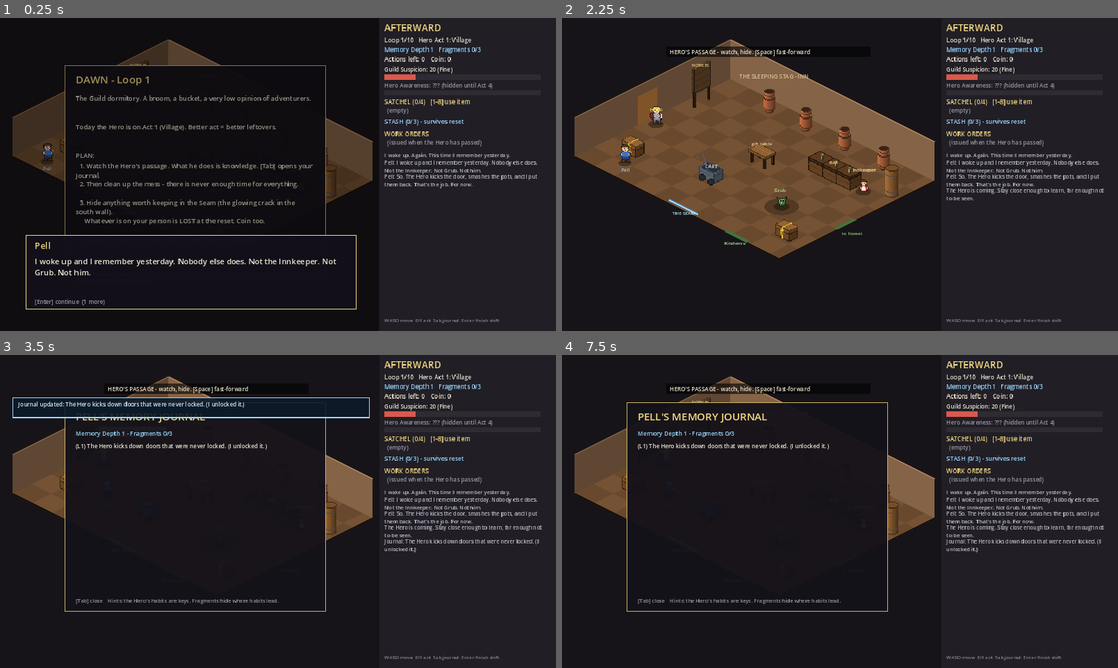
Above: before the commit, frames 1-4 (two rows, left to right).
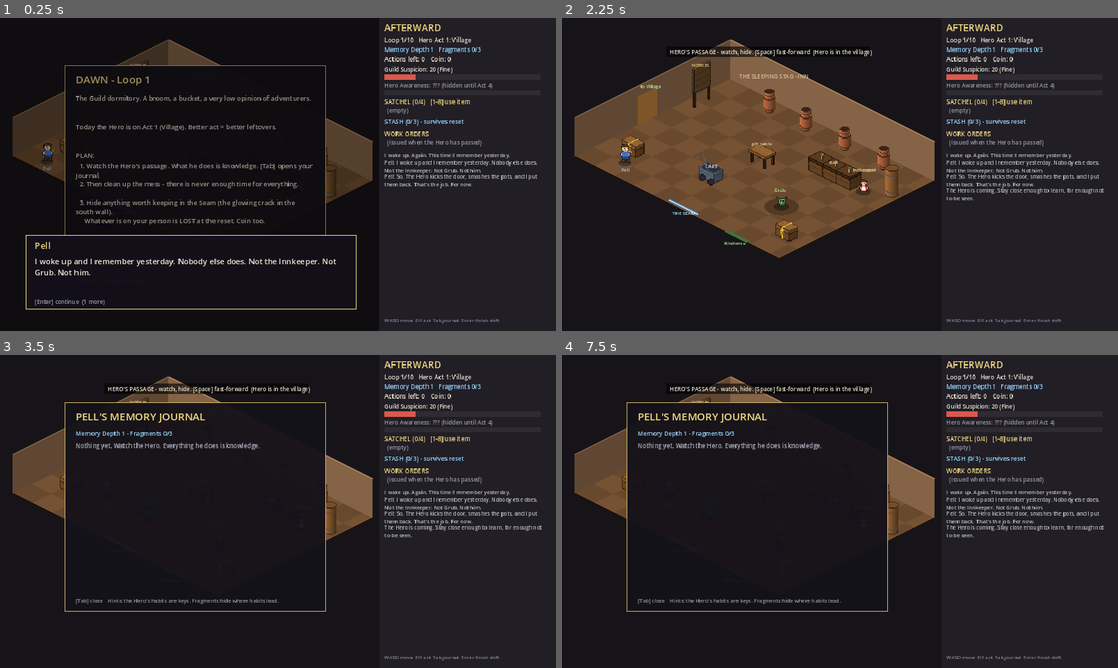
Above: after the commit, the same moments.

Repository: LerkaHalerka/NPC-game
Game: Godot game, scene res://main.tscn
Same seed, same stepped clock (60 frames per second), same inputs: the game is played once before the commit and once after it.
Inputs:
- Up to frame 1 (0.25 s): no input
- Up to frame 2 (2.25 s): tap Enter at 0.5, 2 s; hold D 0.53-1.28 s; tap 1 at 0.6 s; tap Space at 0.77, 1.25, 1.52 s; hold S 1.28-2.03 s; tap 3 at 1.35 s; hold D from 2.03 s (still down); tap 2 at 2.1 s
- Up to frame 3 (3.5 s): release D at 2.78 s; hold W from 2.78 s (still down); tap Tab at 2.85 s; tap Space at 3.02 s
- Up to frame 4 (7.5 s): tap Space at 3.5, 3.77, 4.52, 5, 6.02, 6.77 s; release W at 3.53 s; hold A 3.53-5.03 s; tap Enter at 3.6, 4.25 s; tap Keypad Enter at 4.35 s; hold S 5.03-5.78 s; tap E at 5.1 s; hold D 5.78-6.53 s; tap F at 5.85 s; hold W 6.53-7.28 s; tap 8 at 6.6 s; hold D from 7.28 s (still down); tap B at 7.35 s

The runs differ from the first frame. In frame 2, 0.3% of the frame differs, in the area x 14-56%, y 10-70%; in frame 3, 2.0%, in the area x 2-97%, y 10-64%; in frame 4, 0.7%.

Commit message:
Add Thornbury village: new area, crates, stall, well, NPCs, longer Hero route
Co-Authored-By: Claude Sonnet 5.5 <noreply@anthropic.com>
Claude-Session: https://claude.ai/code/session_013qnoERB8C8baLYTdigbmcm

Diff:
--- a/scripts/main.gd
+++ b/scripts/main.gd
@@ -23,7 +23,18 @@
 const DOORWAY_X := 680.0
 const SIGHT := 300.0
 const GRUB_SPAWN := Vector2(650, 480)
-const HERO_START := Vector2(14, 400)
+const HERO_START := Vector2(14, 520)   # the village road, west edge
+const VDOOR_X := 300.0                  # the Inn's front door, seen from the village
+const VILLAGE_EXIT := Vector2(850, 520)  # the road out of Thornbury
+const CHUNK_TYPES := ["counter", "stove", "ktable", "bar", "stall", "smithy"]
+## Placeholder flavour lines for the village NPCs (real lore comes later).
+const NPC_LINES := {
+	"tilly": ["Morning, Pell! Isn't it a lovely day for putting things back?", "You look tired. I always sleep SO well!", "Same pots every day. Isn't that nice? Predictable!"],
+	"mara": ["Hot work. The forge doesn't light itself. ...Why do I feel like it's about to go wrong?", "Need something mended? Come back later. I'm busy.", "My shop's fine. Why wouldn't it be?"],
+	"mayor": ["Move along. Official business. Taxes are very important.", "Bandits? What bandits? I've never heard of any bandits.", "Don't you have a broom to be holding?"],
+	"wenna": ["Seven hundred and four. Seven hundred and five.", "You've got a look. Someone who counts things.", "Shh. Walls have ears. Roofs too."],
+}
+const NPC_NAMES := {"tilly": "Tilly", "mara": "Mara", "mayor": "The Mayor", "wenna": "Old Wenna"}
 const ACT_NAMES := ["Village", "Forest", "Mines", "Capital", "Tower"]
 
 ## [name, kind, power] per Hero act. Better act = better leftovers.
@@ -91,6 +102,7 @@
 var ui_overlay: Node2D
 var nav: AStarGrid2D
 var hero_wait: float = 0.0
+var npc_talks: Dictionary = {}
 var dialogue: Array = []   # blocking story boxes: {who, text}
 var toast_text: String = ""
 var toast_time: float = 0.0
@@ -198,7 +210,7 @@
 			return Vector2(60, 36)
 		"grub":
 			return Vector2(30, 30)
-		"innkeeper":
+		"innkeeper", "npc":
 			return Vector2(22, 22)
 	return Vector2.ZERO
 
@@ -250,6 +262,23 @@
 	add_obj("counter", "counter", Vector2(520, 220), "ok", "kitchen", Vector2(280, 36))
 	add_obj("stove", "stove", Vector2(790, 130), "ok", "kitchen", Vector2(56, 56))
 	add_obj("ktable", "ktable", Vector2(480, 440), "ok", "kitchen", Vector2(168, 84))
+	# Thornbury village
+	for i in 3:
+		add_obj("vpot%d" % i, "pot", Vector2(380 + i * 70, 275), "full", "village")
+	add_obj("crate0", "pot", Vector2(170, 440), "full", "village")
+	add_obj("crate1", "pot", Vector2(235, 415), "full", "village")
+	objs["crate0"]["variant"] = "crate"
+	objs["crate1"]["variant"] = "crate"
+	add_obj("stall", "stall", Vector2(452, 205), "ok", "village", Vector2(168, 40))
+	add_obj("well", "well", Vector2(580, 400), "ok", "village", Vector2(48, 48))
+	add_obj("smithy", "smithy", Vector2(740, 290), "ok", "village", Vector2(56, 56))
+	add_obj("tree0", "tree", Vector2(110, 190), "ok", "village", Vector2(28, 28))
+	add_obj("tree1", "tree", Vector2(790, 190), "ok", "village", Vector2(28, 28))
+	add_obj("tree2", "tree", Vector2(780, 610), "ok", "village", Vector2(28, 28))
+	add_obj("tilly", "npc", Vector2(250, 345), "ok", "village")
+	add_obj("mara", "npc", Vector2(740, 345), "ok", "village")
+	add_obj("mayor", "npc", Vector2(610, 140), "ok", "village")
+	add_obj("wenna", "npc", Vector2(95, 330), "ok", "village")
 	apply_backlog()
 
 
@@ -275,7 +304,8 @@
 	var out: Array = []
 	for id in backlog:
 		if objs.has(id):
-			out.append({"pot": "broken pot", "chest": "open chest", "door": "broken door", "grub": "Grub out cold"}.get(objs[id].type, "a mess"))
+			var nm: String = {"pot": "broken pot", "chest": "open chest", "door": "broken door", "grub": "Grub out cold"}.get(objs[id].type, "a mess")
+			out.append("broken crate" if objs[id].get("variant", "") == "crate" else nm)
 	return out
 
 
@@ -438,8 +468,8 @@
 func begin_passage() -> void:
 	phase = Phase.PASSAGE
 	hero_pos = HERO_START
-	hero_room = "inn"
-	build_nav("inn")
+	hero_room = "village"
+	build_nav("village")
 	hero_steps = build_hero_script()
 	hero_i = 0
 	hero_t = 0.0
@@ -467,7 +497,7 @@
 		match o.type:
 			"pot":
 				if o.state == "broken":
-					orders[id] = {"label": "Restock pot", "done": false}
+					orders[id] = {"label": "Restock crate" if o.get("variant", "") == "crate" else "Restock pot", "done": false}
 			"chest":
 				if o.state == "open":
 					orders[id] = {"label": "Restock chest", "done": false}
@@ -736,7 +766,20 @@
 
 func build_hero_script() -> Array:
 	var s: Array = []
-	s.append(step_move(Vector2(90, 400), true))
+	# --- Thornbury: walk in along the road, smash the crates and market pots, head for the Inn
+	s.append(step_move(Vector2(90, 520), true))
+	for cid in ["crate0", "crate1"]:
+		s.append(step_move(objs[cid].pos + Vector2(0, 55)))
+		s.append(step_act("pot", cid, 0.7))
+	var vorder: Array = [0, 1, 2]
+	vorder.shuffle()
+	for i in vorder:
+		var vp: Dictionary = objs["vpot%d" % i]
+		s.append(step_move(vp.pos + Vector2(0, 55)))
+		s.append(step_act("pot", vp.id, 0.7))
+	s.append(step_move(Vector2(VDOOR_X, 72)))
+	s.append({"k": "warp", "room": "inn", "p": Vector2(ROOM.position.x + 45.0, 400)})
+	s.append(step_move(Vector2(90, 400)))
 	s.append(step_act("kick_door", "door", 0.9))
 	if objs["table"].state == "gift":
 		s.append(step_move(Vector2(430, 400)))
@@ -771,8 +814,11 @@
 	s.append(step_act("chestB", "chestB", 1.2))
 	s.append(step_move(GRUB_SPAWN + Vector2(-40, 0)))
 	s.append(step_act("grub", "grub", 1.0))
-	s.append(step_move(Vector2(845, 420)))
-	s.append(step_move(Vector2(920, 420), true))
+	# --- back out through the front door, across the village and off down the road
+	s.append(step_move(Vector2(ROOM.position.x + 45.0, 400)))
+	s.append({"k": "warp", "room": "village", "p": Vector2(VDOOR_X, 100)})
+	s.append(step_move(VILLAGE_EXIT - Vector2(10, 0)))
+	s.append(step_move(Vector2(920, 520), true))
 	return s
 
 
@@ -917,7 +963,7 @@
 	var out: Array = []
 	for id in objs:
 		var o: Dictionary = objs[id]
-		if o.room != cur_room or o.type in ["counter", "stove", "ktable", "bar"]:
+		if o.room != cur_room or o.type in CHUNK_TYPES:
 			continue
 		var d: float = pell.distance_to(o.pos)
 		if d <= REACH + (30.0 if o.type == "board" else 0.0):
@@ -946,7 +992,7 @@
 		return [("Leave the cart" if in_cart else "Hide in the cart"), ""] if o.type == "cart" else ["", ""]
 	match o.type:
 		"pot":
-			return ["Restock pot (1 action)", ""] if o.state == "broken" else ["", ""]
+			return ["Restock %s (1 action)" % ("crate" if o.get("variant", "") == "crate" else "pot"), ""] if o.state == "broken" else ["", ""]
 		"chest":
 			if o.state == "open" and o.item != null:
 				return ["Take %s (free - but leaves a gap)" % o.item.name, "Close chest as-is (1 action)"]
@@ -973,6 +1019,8 @@
 			return ["Search behind barrel (story, 1 action)", ""] if o.state == "kicked" else ["", ""]
 		"seam":
 			return ["Open the Seam (stash)", ""]
+		"npc":
+			return ["Talk to %s (free)" % NPC_NAMES.get(o.id, o.id), ""]
 		"innkeeper":
 			return ["Talk to the Innkeeper / buy things (free)", ""]
 	return ["", ""]
@@ -1105,6 +1153,11 @@
 				say("A dusty crack. If only I knew why he keeps kicking this thing...")
 		"seam":
 			menu = "stash"
+		"npc":
+			var n: int = npc_talks.get(o.id, 0)
+			npc_talks[o.id] = n + 1
+			var lines: Array = NPC_LINES.get(o.id, ["..."])
+			story(NPC_NAMES.get(o.id, o.id), lines[n % lines.size()])
 		"innkeeper":
 			menu = "shop"
 			if not shop_greeted:
@@ -1510,6 +1563,12 @@
 	elif cur_room == "kitchen" and pell.y <= ROOM.position.y + 16.0 and absf(pell.x - DOORWAY_X) < 45.0:
 		cur_room = "inn"
 		pell = Vector2(DOORWAY_X, ROOM.end.y - 45.0)
+	elif cur_room == "inn" and pell.x <= ROOM.position.x + 16.0 and absf(pell.y - 400.0) < 45.0:
+		cur_room = "village"
+		pell = Vector2(VDOOR_X, ROOM.position.y + 45.0)
+	elif cur_room == "village" and pell.y <= ROOM.position.y + 16.0 and absf(pell.x - VDOOR_X) < 45.0:
+		cur_room = "inn"
+		pell = Vector2(ROOM.position.x + 45.0, 400.0)
 
 
 func _process(delta: float) -> void:
@@ -1723,7 +1782,15 @@
 func obj_sprite(o: Dictionary) -> String:
 	match o.type:
 		"pot":
+			if o.get("variant", "") == "crate":
+				return "crate_full" if o.state == "full" else "crate_broken"
 			return "pot_full" if o.state == "full" else "pot_broken"
+		"well":
+			return "well"
+		"tree":
+			return "tree"
+		"npc":
+			return String(o.id)
 		"chest":
 			return "chest_open" if o.state == "open" else "chest_closed"
 		"barrel":
@@ -1768,16 +1835,15 @@
 
 
 func draw_world() -> void:
-	var inn: bool = cur_room == "inn"
-	var floor_col: Color = Color(0.46, 0.32, 0.2) if inn else Color(0.5, 0.5, 0.5)
-	var wall_col: Color = Color(0.6, 0.45, 0.32) if inn else Color(0.66, 0.66, 0.66)
-	draw_room_shell(floor_col, wall_col, inn)
+	var floor_col: Color = {"inn": Color(0.46, 0.32, 0.2), "kitchen": Color(0.5, 0.5, 0.5), "village": Color(0.34, 0.5, 0.28)}[cur_room]
+	var wall_col: Color = {"inn": Color(0.6, 0.45, 0.32), "kitchen": Color(0.66, 0.66, 0.66), "village": Color(0.78, 0.7, 0.55)}[cur_room]
+	draw_room_shell(floor_col, wall_col, cur_room)
 	var items: Array = []
 	for id in objs:
 		var o: Dictionary = objs[id]
 		if o.room != cur_room or o.type == "door":
 			continue
-		if o.type in ["counter", "stove", "ktable", "bar"]:
+		if o.type in CHUNK_TYPES:
 			# long furniture is drawn in chunks so people can walk in front of / behind it
 			var long_x: bool = o.size.x >= o.size.y
 			var n: int = maxi(1, ceili((o.size.x if long_x else o.size.y) / 56.0))
@@ -1814,7 +1880,8 @@
 	draw_labels()
 
 
-func draw_room_shell(floor_col: Color, wall_col: Color, inn: bool) -> void:
+func draw_room_shell(floor_col: Color, wall_col: Color, room: String) -> void:
+	var inn: bool = room == "inn"
 	var r0: Vector2 = ROOM.position
 	var W: float = ROOM.size.x
 	var Hh: float = ROOM.size.y
@@ -1829,6 +1896,8 @@
 			var x1: float = minf(x0 + 80.0, W)
 			var y1: float = minf(y0 + 80.0, Hh)
 			var col: Color = floor_col if (i + j) % 2 == 0 else shade(floor_col, 0.9)
+			if room == "village" and (j == 6 or (i == 3 and j < 6)):
+				col = Color(0.56, 0.46, 0.31) if (i + j) % 2 == 0 else Color(0.52, 0.42, 0.28)
 			d_poly([iso(r0 + Vector2(x0, y0)), iso(r0 + Vector2(x1, y0)), iso(r0 + Vector2(x1, y1)), iso(r0 + Vector2(x0, y1))], col)
 	var edge: Color = Color(0.1, 0.07, 0.05)
 	d_line(iso(r0 + Vector2(W, 0)), iso(r0 + Vector2(W, Hh)), edge, 3.0)
@@ -1843,16 +1912,21 @@
 			if not ok:
 				d_line(iso(Vector2(r0.x, dy0 + 10), 60.0), iso(Vector2(r0.x, dy1 - 14), 14.0), Color(0.05, 0.03, 0.02), 2.0)
 		d_poly(ellipse_pts(iso(GRUB_SPAWN), 40.0, 20.0), shade(floor_col, 0.7))
-		d_poly([iso(Vector2(ROOM.end.x - 14, 380)), iso(Vector2(ROOM.end.x, 380)), iso(Vector2(ROOM.end.x, 460)), iso(Vector2(ROOM.end.x - 14, 460))], Color(0.25, 0.45, 0.25))
 		d_poly([iso(Vector2(DOORWAY_X - 45, ROOM.end.y - 14)), iso(Vector2(DOORWAY_X + 45, ROOM.end.y - 14)), iso(Vector2(DOORWAY_X + 45, ROOM.end.y)), iso(Vector2(DOORWAY_X - 45, ROOM.end.y))], Color(0.25, 0.45, 0.25))
 		d_line(iso(Vector2(390, 684)), iso(Vector2(510, 684)), Color(0.3, 0.55, 0.8), 6.0)
 		d_line(iso(Vector2(390, 684)), iso(Vector2(510, 684)), Color(0.75, 0.93, 1.0), 2.0)
+	elif room == "kitchen":
+		d_poly([iso(Vector2(DOORWAY_X - 45, r0.y)), iso(Vector2(DOORWAY_X + 45, r0.y)), iso(Vector2(DOORWAY_X + 45, r0.y), 66.0), iso(Vector2(DOORWAY_X - 45, r0.y), 66.0)], Color(0.22, 0.4, 0.22))
 	else:
-		d_poly([iso(Vector2(DOORWAY_X - 45, r0.y)), iso(Vector2(DOORWAY_X + 45, r0.y)), iso(Vector2(DOORWAY_X + 45, r0.y), 66.0), iso(Vector2(DOORWAY_X - 45, r0.y), 66.0)], Color(0.22, 0.4, 0.22))
+		# Thornbury: the north wall is the Inn's front with its door; windows; the road leaves east
+		d_poly([iso(Vector2(VDOOR_X - 40, r0.y)), iso(Vector2(VDOOR_X + 40, r0.y)), iso(Vector2(VDOOR_X + 40, r0.y), 66.0), iso(Vector2(VDOOR_X - 40, r0.y), 66.0)], Color(0.5, 0.33, 0.16))
+		for wx in [120.0, 520.0, 660.0]:
+			d_poly([iso(Vector2(wx - 22, r0.y), 56.0), iso(Vector2(wx + 22, r0.y), 56.0), iso(Vector2(wx + 22, r0.y), 30.0), iso(Vector2(wx - 22, r0.y), 30.0)], Color(0.55, 0.75, 0.9))
+		d_poly([iso(Vector2(ROOM.end.x - 14, 480)), iso(Vector2(ROOM.end.x, 480)), iso(Vector2(ROOM.end.x, 560)), iso(Vector2(ROOM.end.x - 14, 560))], Color(0.25, 0.4, 0.2))
 
 
 func draw_chunk(o: Dictionary, c: Vector2, s: Vector2) -> void:
-	var block: String = {"counter": "block_counter", "stove": "block_stove", "ktable": "block_ktable", "bar": "block_bar"}.get(o.type, "")
+	var block: String = {"counter": "block_counter", "stove": "block_stove", "ktable": "block_ktable", "bar": "block_bar", "stall": "block_stall", "smithy": "block_smithy"}.get(o.type, "")
 	if block != "" and sprite(block) != null:
 		d_sprite(block, c)
 		return
@@ -1865,13 +1939,17 @@
 			cuboid(c, s, 26.0, Color(0.5, 0.4, 0.3))
 		"bar":
 			cuboid(c, s, 16.0, Color(0.42, 0.26, 0.14))
+		"stall":
+			cuboid(c, s, 36.0, Color(0.7, 0.35, 0.3))
+		"smithy":
+			cuboid(c, s, 20.0, Color(0.3, 0.3, 0.32))
 
 
 func draw_obj(o: Dictionary) -> void:
 	var p: Vector2 = o.pos
 	var sn: String = obj_sprite(o)
 	if sn != "" and sprite(sn) != null:
-		if o.type == "grub" or o.type == "innkeeper":
+		if o.type == "grub" or o.type == "innkeeper" or o.type == "npc":
 			d_poly(ellipse_pts(iso(p), 18.0, 9.0), Color(0, 0, 0, 0.35))
 		d_sprite(sn, p)
 		if o.type == "barrel" and o.state == "kicked":
@@ -1981,17 +2059,29 @@
 				txt(iso(p, 30.0) + Vector2(-14, 0), "BAR", 10, Color(1, 0.88, 0.6))
 			"counter", "stove", "ktable":
 				txt(iso(p, 40.0 if o.type == "stove" else 26.0) + Vector2(-24, 0), String(o.type).to_upper(), 10, Color(0.85, 0.85, 0.9))
+			"stall":
+				txt(iso(p, 50.0) + Vector2(-16, 0), "STALL", 10, Color(1, 0.85, 0.8))
+			"smithy":
+				txt(iso(p, 34.0) + Vector2(-20, 0), "SMITHY", 10, Color(1, 0.85, 0.7))
+			"well":
+				txt(iso(p, 34.0) + Vector2(-10, 0), "well", 10, Color(0.8, 0.9, 1.0))
+			"npc":
+				txt(iso(p, 48.0) + Vector2(-26, 0), String(NPC_NAMES.get(o.id, o.id)), 11, Color(1, 0.92, 0.7))
 	for fi in floor_items:
 		if fi.room == cur_room and pell.distance_to(fi.pos) < 120.0:
 			txt(iso(fi.pos, 22.0) + Vector2(-30, 0), String(fi.item.name), 11, Color(1, 1, 1))
 	if cur_room == "inn":
 		txt(iso(Vector2(450, 684), 4.0) + Vector2(-26, 22), "THE SEAM", 11, Color(0.7, 0.92, 1.0))
 		txt(iso(Vector2(DOORWAY_X, ROOM.end.y), 0.0) + Vector2(-26, 18), "Kitchen v", 11, Color(0.7, 0.9, 0.6))
-		txt(iso(Vector2(ROOM.end.x, 420), 0.0) + Vector2(-14, 24), "to Forest", 11, Color(0.6, 0.8, 0.55))
+		txt(iso(Vector2(ROOM.position.x, 400), 70.0) + Vector2(-18, -4), "to Village", 11, Color(0.7, 0.9, 0.6))
 		txt(iso(ROOM.position, 0.0) + Vector2(20, 0), "THE SLEEPING STAG - INN", 13, Color(0.85, 0.75, 0.6))
-	else:
+	elif cur_room == "kitchen":
 		txt(iso(Vector2(DOORWAY_X, ROOM.position.y), 74.0) + Vector2(-14, 0), "Inn ^", 11, Color(0.7, 0.9, 0.6))
 		txt(iso(ROOM.position, 0.0) + Vector2(20, 0), "INN KITCHEN", 13, Color(0.85, 0.8, 0.7))
+	else:
+		txt(iso(Vector2(VDOOR_X, ROOM.position.y), 76.0) + Vector2(-16, 0), "Inn ^", 11, Color(0.7, 0.9, 0.6))
+		txt(iso(Vector2(ROOM.end.x, 520), 0.0) + Vector2(-70, 26), "road to Gloamwood", 11, Color(0.7, 0.85, 0.55))
+		txt(iso(ROOM.position, 0.0) + Vector2(20, 0), "THORNBURY", 13, Color(0.9, 0.85, 0.65))
 	if phase == Phase.PASSAGE and hero_room == cur_room:
 		txt(iso(hero_pos, 44.0) + Vector2(-16, 14), "HERO", 11, Color(1, 0.9, 0.4))
 	if not in_cart:
--- a/scripts/sprite_data.gd
+++ b/scripts/sprite_data.gd
@@ -6,12 +6,16 @@
 	"block_bar": Vector2(32, 48),
 	"block_counter": Vector2(28, 46),
 	"block_ktable": Vector2(42, 46),
+	"block_smithy": Vector2(34, 50),
+	"block_stall": Vector2(30, 104),
 	"block_stove": Vector2(34, 104),
 	"board_empty": Vector2(24, 102),
 	"board_note": Vector2(24, 102),
 	"cart": Vector2(34, 66),
 	"chest_closed": Vector2(28, 40),
 	"chest_open": Vector2(28, 64),
+	"crate_broken": Vector2(16, 16),
+	"crate_full": Vector2(20, 52),
 	"grub_ok": Vector2(12, 22),
 	"grub_out": Vector2(12, 22),
 	"hero": Vector2(14, 42),
@@ -24,8 +28,14 @@
 	"item_potion": Vector2(6, 14),
 	"item_sack": Vector2(8, 12),
 	"item_sword": Vector2(8, 18),
+	"mara": Vector2(12, 28),
+	"mayor": Vector2(12, 28),
 	"pell": Vector2(12, 42),
 	"pot_broken": Vector2(22, 20),
 	"pot_full": Vector2(16, 52),
 	"table": Vector2(34, 46),
+	"tilly": Vector2(12, 28),
+	"tree": Vector2(44, 126),
+	"well": Vector2(20, 110),
+	"wenna": Vector2(12, 28),
 }
Binary file added: assets/sprites/block_smithy.png
Binary file added: assets/sprites/block_stall.png
Binary file added: assets/sprites/crate_broken.png
Binary file added: assets/sprites/crate_full.png
Binary file added: assets/sprites/mara.png
Binary file added: assets/sprites/mayor.png
Binary file added: assets/sprites/tilly.png
Binary file added: assets/sprites/tree.png
Binary file added: assets/sprites/well.png
Binary file added: assets/sprites/wenna.png
Not shown, changed: README.md
Not shown, changed: tools/make_sprites.py
